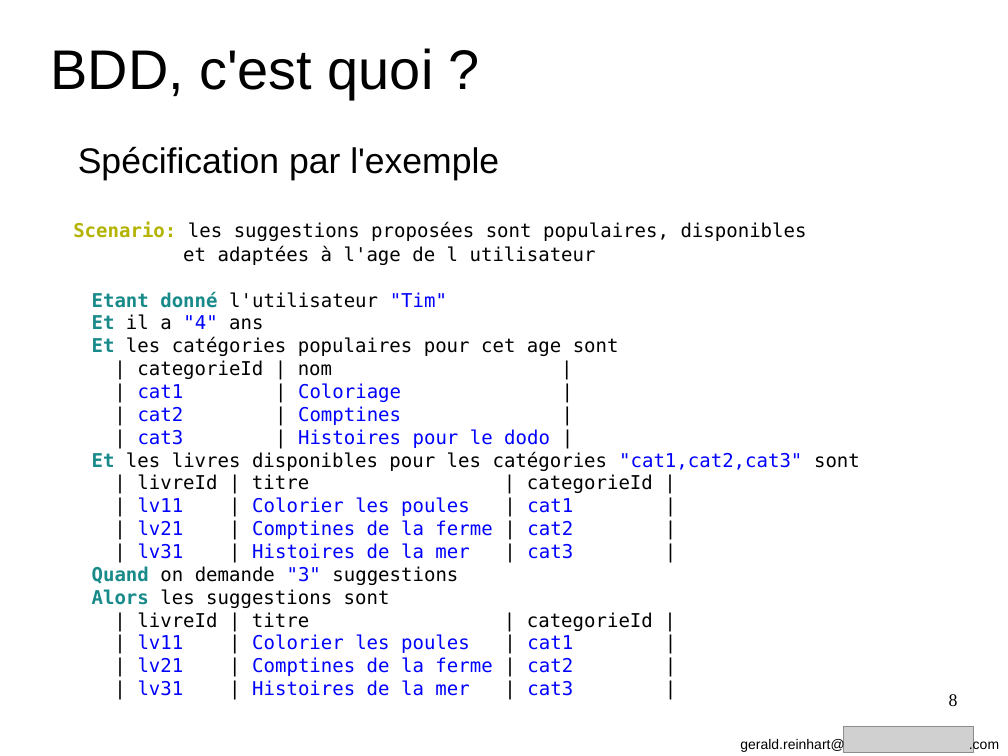
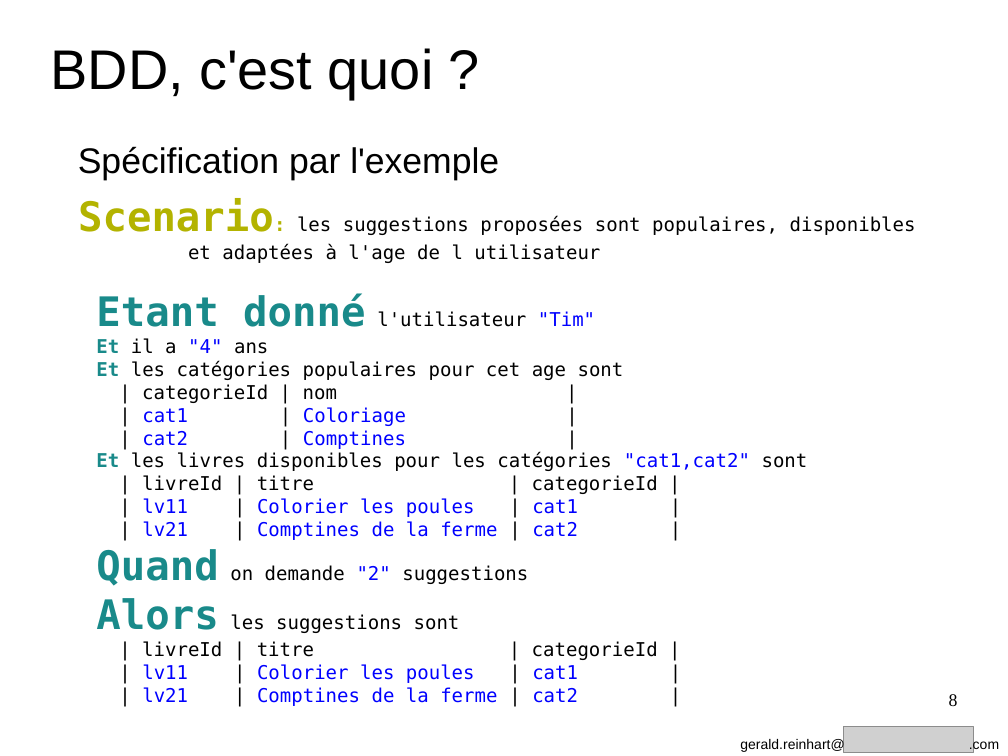
Before and after one commit to GeReinhart/dojo-bdd-library-ws-java, a slide deck: slide 8 of doc/BDD_presentation_agile_grenoble_2016.odp. Drawn at 1008x756 pixels with LibreOffice and Linux fonts; fonts in the diff are those of the drawing; grey boxes stand for pictures. Boxes give left, top, right and bottom in pixels: in the first picture for what was removed or moved away, otherwise in the second. Text is boxed around its words. In the diff, an @@ line names an element or a change of style, - is before the commit and + after.

```diff
--- a/doc/BDD_presentation_agile_grenoble_2016.odp
+++ b/doc/BDD_presentation_agile_grenoble_2016.odp
@@ text "Scenario: les suggestions proposées sont ...": place and size @@
-text "Scenario: les suggestions proposées sont ..." at <box>73,222,860,696</box>
+text "Scenario: les suggestions proposées sont ..." at <box>78,198,916,706</box>
@@ text at <box>78,198,916,633</box>: size 15 to 32 pt in "Scenario:", "Etant donné", "Alors" @@
@@ text at <box>96,452,808,471</box>: text changed @@
-| cat3 | Histoires pour le dodo |
-Et les livres disponibles pour les catégories "cat1,cat2,cat3" sont
+Et les livres disponibles pour les catégories "cat1,cat2" sont
@@ text at <box>96,549,528,586</box>: text changed; text colour #0000FF to #000000 @@
-| lv31 | Histoires de la mer | cat3 |
-Quand on demande "3" suggestions
+Quand on demande "2" suggestions
@@ text at <box>138,680,573,696</box>: paragraph removed @@
-| lv31 | Histoires de la mer | cat3 |
```
Also in this commit, not shown: 6 other slides changed, 1 other file.
